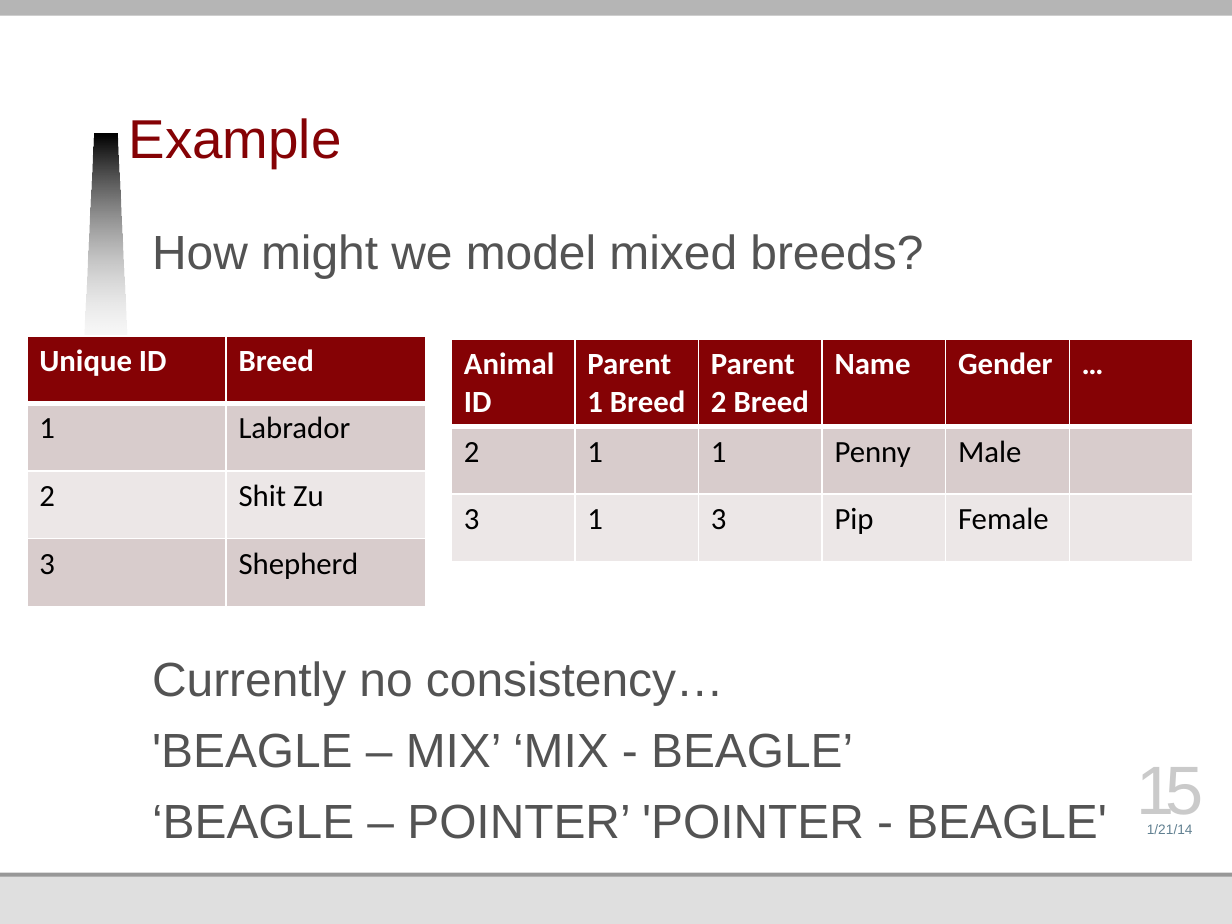
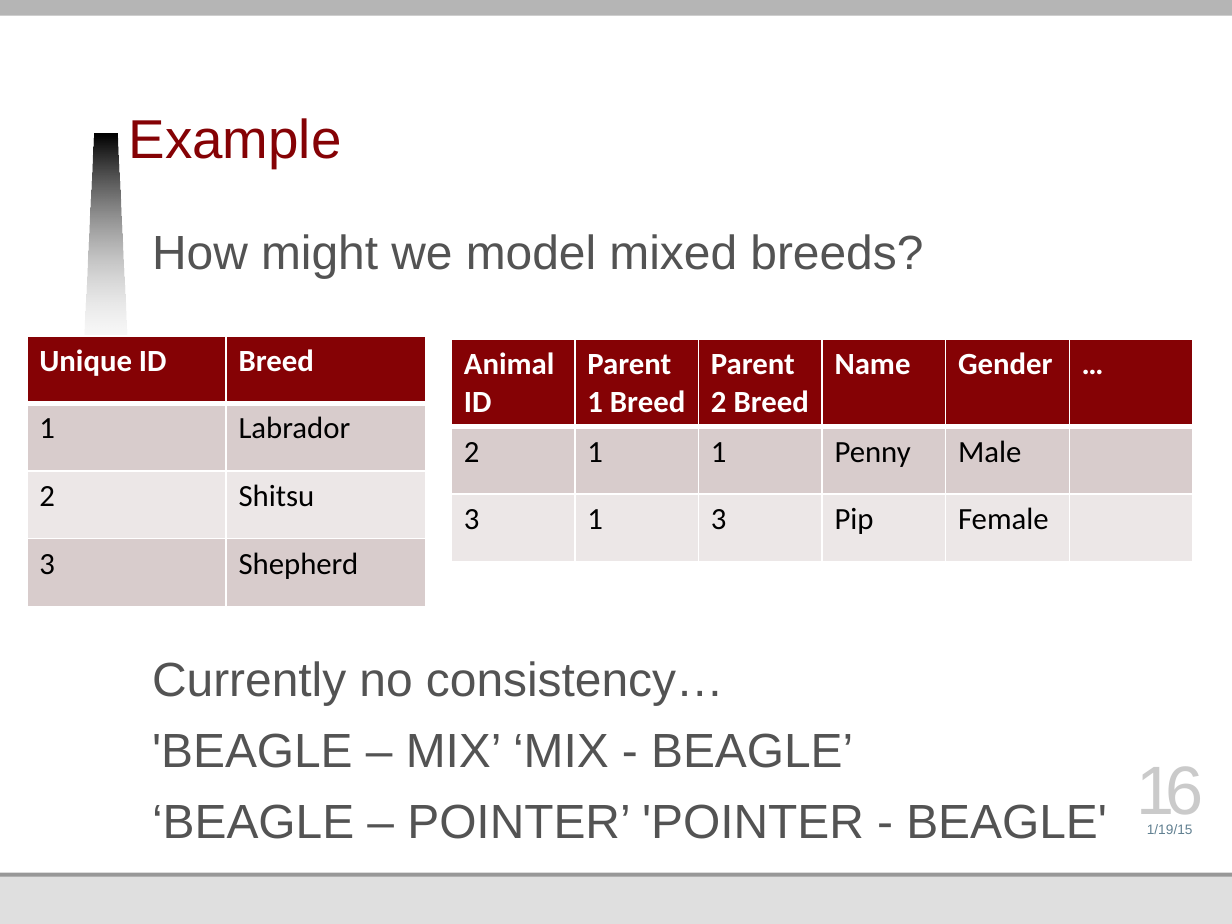
Before and after one commit to jmankoff/data, a slide deck: slide 16 of Lectures/3 Data Storage.pptx (slide 15 before the commit). Drawn at 1232x924 pixels with LibreOffice and Linux fonts; fonts in the diff are those of the drawing; background and template pictures are left out. Boxes give left, top, right and bottom in pixels: in the first picture for what was removed or moved away, otherwise in the second. Text is boxed around its words. In the diff, an @@ line names an element or a change of style, - is before the commit and + after.

```diff
--- a/Lectures/3 Data Storage.pptx
+++ b/Lectures/3 Data Storage.pptx
@@ table at [27,336,426,607] @@
-row 3, column 2: Shit Zu
+row 3, column 2: Shitsu
@@ page number at [1136,766,1204,827]: text changed @@
-15
+16
@@ text at [1147,824,1193,834]: text changed @@
-1/21/14
+1/19/15
```
Also in this commit, not shown: 30 other slides changed, 27 other files.
